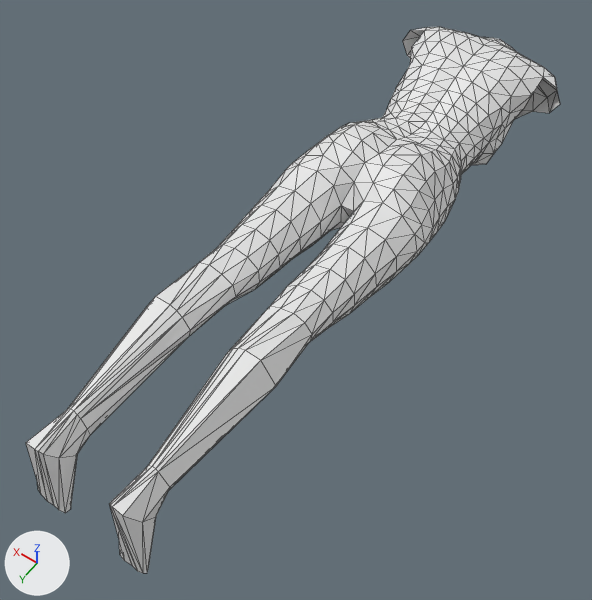
An edit to the OBJ model data/meta_data/origin_control_mesh_tri.obj, drawn before and after from the same camera.
Before and after are seen from a 50 mm camera at (-0.694, 0.32, 1.444) aimed at (0.0, -0.653, -0.084). Every picture has the same lights, and +X, +Y and +Z are marked at lower left. Mesh edges are drawn as thin lines. Where no turn or scale is listed for an object, it has been applied to the vertices.

The first picture shows 'origin_control_mesh_tri'.
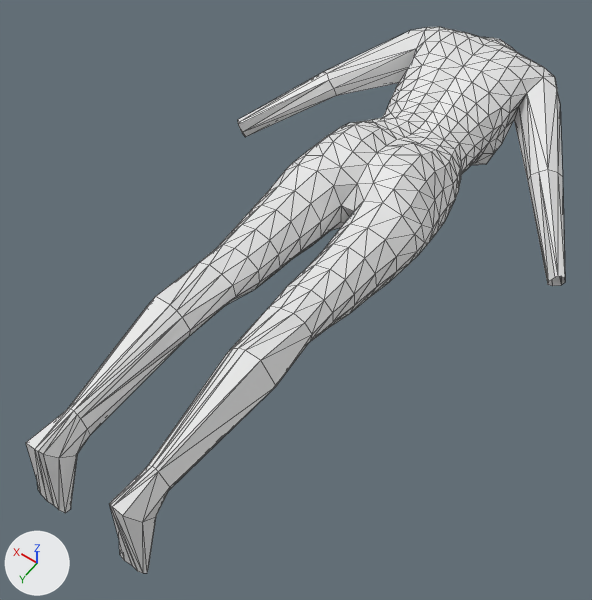
What differs and where, as boxes [x1, y1, x2, y2] in the pictures (592 x 600 px):
'origin_control_mesh_tri', reshaped: before [26, 27, 560, 573]; after [26, 27, 565, 573]
part 1 of me_origin_control_mesh_tri, built on: before [334, 32, 543, 211]; after [238, 31, 565, 286]

What the commit changed:
me_origin_control_mesh_tri is used by ob_origin_control_mesh_tri; location (0.0, 0.0, 0.0).
me_origin_control_mesh_tri had 616 vertices, 1176 faces and spanned x -0.24..0.24, y -1.63..0.04, z -0.14..0.16.
me_origin_control_mesh_tri now has 648 vertices, 1240 faces and spans x -0.5..0.5, y -1.63..0.04, z -0.14..0.16.
Part 1, on me_origin_control_mesh_tri:
7 vertices are removed from x -0.18..0.18, y -1.46..-0.94, z 0.03..0.14.
28 faces are deleted.
1 vertex moves from x 0.01, y -0.9, z 0.1 to x 0.0, y -0.9, z 0.1.
39 vertices are added at x -0.5..0.5, y -1.46..-0.94, z -0.1..0.14.
92 new faces join them.
